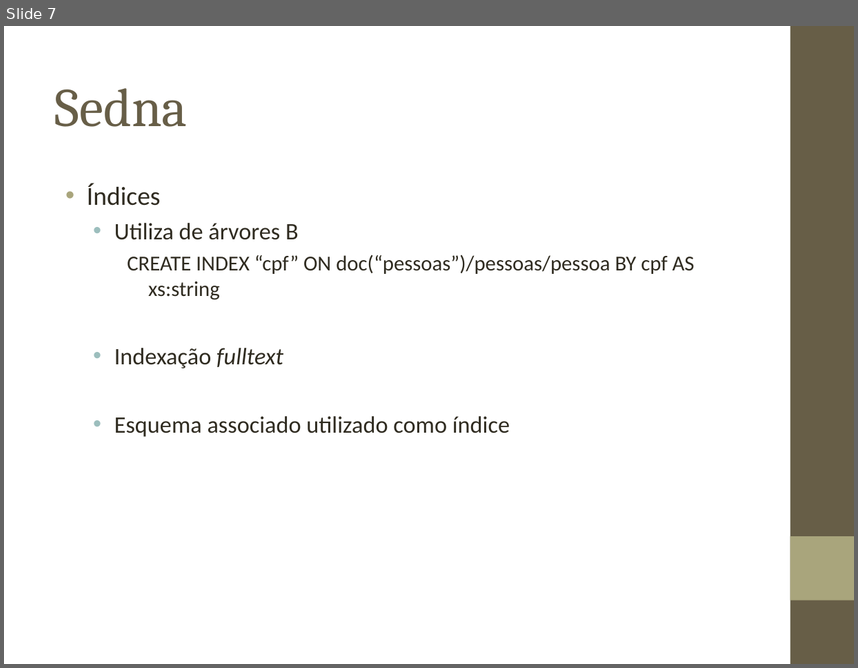
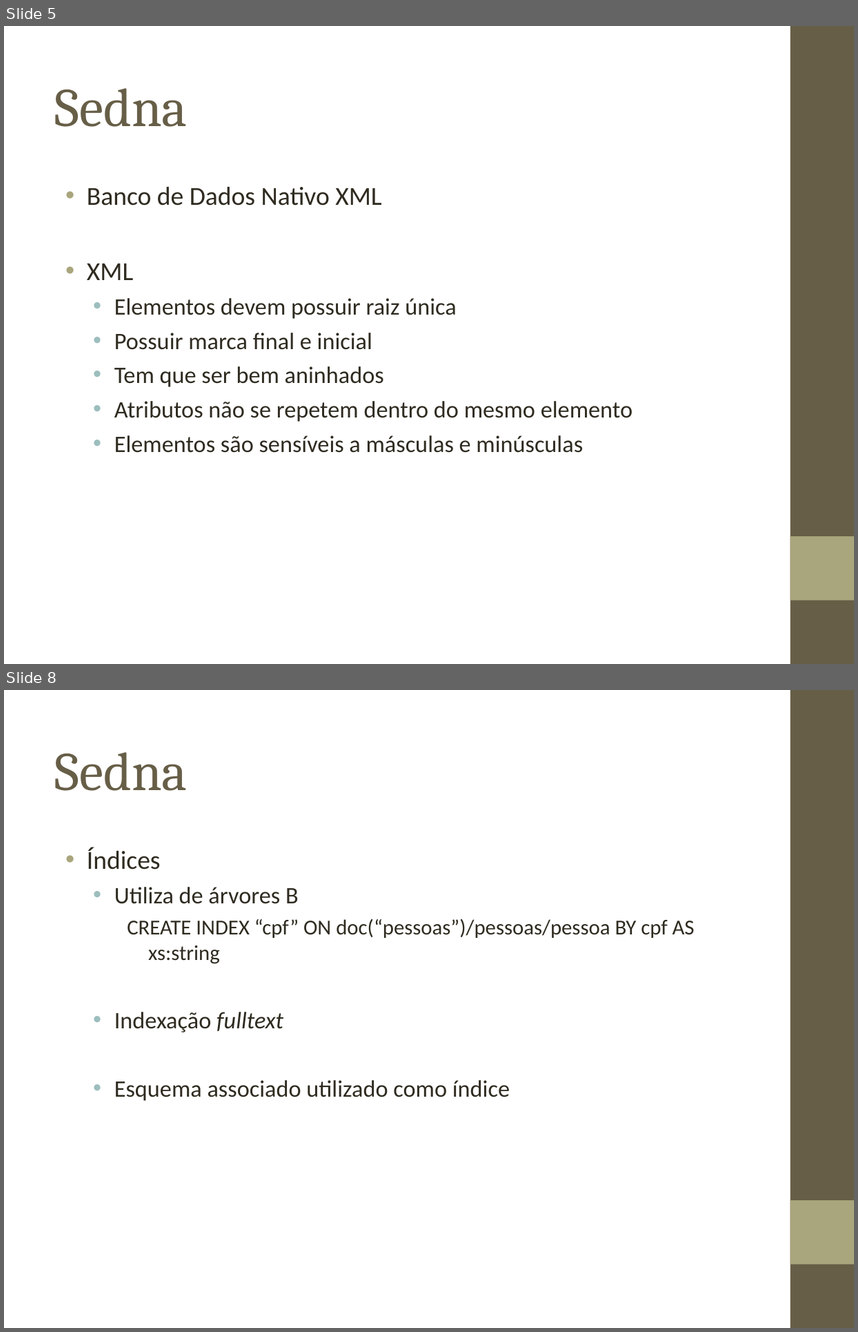
Before and after one commit to biacpaixao/Projeto_Final, a slide deck: apresentacao_projeto_final-v3.ppt. Shown one above the other, each under a label of ours: slide 7 before the commit, slides 5 and 8 after it; the slides between them are not shown. The pictures are 858x668 and 858x1332 pixels, drawn with LibreOffice and Linux fonts; fonts in the diff are those of the drawing; background and template pictures are left out. Boxes give left, top, right and bottom in pixels: in the first picture for what was removed or moved away, otherwise in the second. Text is boxed around its words. In the diff, an @@ line names an element or a change of style, - is before the commit and + after.

```diff
--- a/apresentacao_projeto_final-v3.ppt
+++ b/apresentacao_projeto_final-v3.ppt
@@ slide 5 added at (x1=4, y1=26, x2=854, y2=664), background picture (left out); not listed: 2 template elements that a slide beside it also shows @@
@@ title added at (x1=55, y1=88, x2=188, y2=127), 46 pt, text #675E47 @@
+Sedna
@@ text added at (x1=87, y1=187, x2=633, y2=452), 20 pt, text #2F2B20 @@
+• Banco de Dados Nativo XML
+• XML
+  • Elementos devem possuir raiz única
+  • Possuir marca final e inicial
+  • Tem que ser bem aninhados
+  • Atributos não se repetem dentro do mesmo elemento
+  • Elementos são sensíveis a másculas e minúsculas
@@ what was slide 7 is now slide 8 @@
```
Also in this commit, not shown: 6 slides changed.
